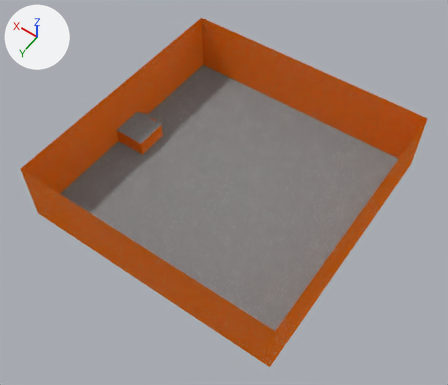
An edit to the Blender file media/BlenderProjects/TechDemoMap.blend, drawn before and after from the same camera.
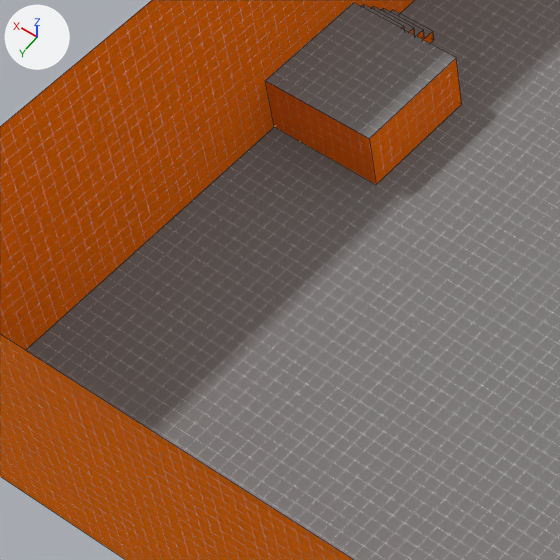
The first picture shows the older version from a 50 mm camera at (-65.7, 95.3, 146.9) aimed at (-1.9, 5.9, 6.4). The close-ups show both versions on the part from 12% to 42% of the width and 29% to 63% of the height of that picture; other places that the commit changed are outside them. Lighting does not change. The marker at upper left points along +X, +Y and +Z. The close-ups show mesh edges as thin lines.

The first close-up shows 'Floors', 'Walls'.
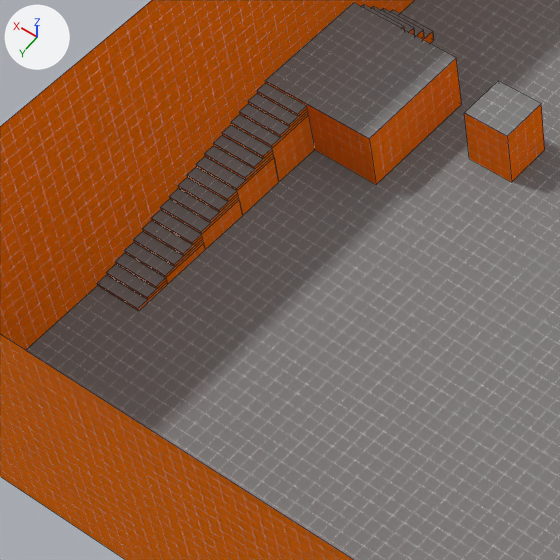
Edits to the bpy script that builds the scene:
```text
Change me_plane_001:
    remove me_plane_001.from_pydata(...)  # 52 vertices, 15 faces; spans x -40.0..40.0, y -40.0..40.0, z 1.0..21.0
    add me_plane_001.from_pydata(...)  # 236 vertices, 61 faces; spans x -40.0..40.0, y -40.0..40.0, z 1.0..21.0
    me_plane_001 part 1
    112 vertices are added at x 22.0..36.0, y -5.0..24.0, z 1.0..6.0
    42 new vertices lie (4.0, 0.0, 0.0) away from vertices in x 22.0..36.0, y -5.0..24.0, z 1.0..6.0
    20 new vertices lie (0.0, 4.0, 0.0) away from vertices in x 22.0..36.0, y -5.0..17.0, z 1.0..6.0
    10 new vertices lie (0.0, 3.0, 0.0) away from vertices in x 36.0, y 5.0..21.0, z 1.0..5.2
    46 new faces join them
Change me_plane:
    remove me_plane.from_pydata(...)  # 24 vertices, 6 faces; spans x -40.0..40.0, y -40.0..40.0, z 1.0..6.0
    add me_plane.from_pydata(...)  # 132 vertices, 38 faces; spans x -40.0..40.0, y -40.0..40.0, z 1.0..17.0
    me_plane part 2: the loose piece of 4 vertices spanning x 36.0..40.0, y -6.0..-5.0, z 5.0 is copied, and the copy is moved by (0.0, 11.0, 0.8); it spans x 36.0..40.0, y 5.0..6.0, z 5.8
    me_plane part 3: the loose piece of 4 vertices spanning x 36.0..40.0, y -6.0..-5.0, z 5.0 is copied, and the copy is moved by (0.0, 12.0, 0.5); it spans x 36.0..40.0, y 6.0..7.0, z 5.5
    me_plane part 4: the loose piece of 4 vertices spanning x 36.0..40.0, y -6.0..-5.0, z 5.0 is copied, and the copy is moved by (0.0, 13.0, 0.2); it spans x 36.0..40.0, y 7.0..8.0, z 5.2
    me_plane part 5: the loose piece of 4 vertices spanning x 36.0..40.0, y -6.0..-5.0, z 5.0 is copied, and the copy is moved by (0.0, 14.0, 0.0); it spans x 36.0..40.0, y 8.0..9.0, z 5.0
    me_plane part 6: the loose piece of 4 vertices spanning x 36.0..40.0, y -6.0..-5.0, z 5.0 is copied, and the copy is moved by (0.0, 15.0, -0.2); it spans x 36.0..40.0, y 9.0..10.0, z 4.8
    me_plane part 7: the loose piece of 4 vertices spanning x 36.0..40.0, y -6.0..-5.0, z 5.0 is copied, and the copy is moved by (0.0, 16.0, -0.5); it spans x 36.0..40.0, y 10.0..11.0, z 4.5
    me_plane part 8: the loose piece of 4 vertices spanning x 36.0..40.0, y -6.0..-5.0, z 5.0 is copied, and the copy is moved by (0.0, 17.0, -0.8); it spans x 36.0..40.0, y 11.0..12.0, z 4.2
    me_plane part 9: the loose piece of 4 vertices spanning x 36.0..40.0, y -6.0..-5.0, z 5.0 is copied, and the copy is moved by (0.0, 18.0, -1.0); it spans x 36.0..40.0, y 12.0..13.0, z 4.0
    me_plane part 10: the loose piece of 4 vertices spanning x 36.0..40.0, y -6.0..-5.0, z 5.0 is copied, and the copy is moved by (0.0, 19.0, -1.2); it spans x 36.0..40.0, y 13.0..14.0, z 3.8
    me_plane part 11: the loose piece of 4 vertices spanning x 36.0..40.0, y -6.0..-5.0, z 5.0 is copied, and the copy is moved by (0.0, 20.0, -1.5); it spans x 36.0..40.0, y 14.0..15.0, z 3.5
    me_plane part 12: the loose piece of 4 vertices spanning x 36.0..40.0, y -6.0..-5.0, z 5.0 is copied, and the copy is moved by (0.0, 21.0, -1.8); it spans x 36.0..40.0, y 15.0..16.0, z 3.2
    me_plane part 13: the loose piece of 4 vertices spanning x 36.0..40.0, y -6.0..-5.0, z 5.0 is copied, and the copy is moved by (0.0, 22.0, -2.0); it spans x 36.0..40.0, y 16.0..17.0, z 3.0
    me_plane part 14: the loose piece of 4 vertices spanning x 36.0..40.0, y -6.0..-5.0, z 5.0 is copied, and the copy is moved by (0.0, 23.0, -2.2); it spans x 36.0..40.0, y 17.0..18.0, z 2.8
    me_plane part 15: the loose piece of 4 vertices spanning x 36.0..40.0, y -6.0..-5.0, z 5.0 is copied, and the copy is moved by (0.0, 24.0, -2.5); it spans x 36.0..40.0, y 18.0..19.0, z 2.5
    me_plane part 16: the loose piece of 4 vertices spanning x 36.0..40.0, y -6.0..-5.0, z 5.0 is copied, and the copy is moved by (0.0, 25.0, -2.8); it spans x 36.0..40.0, y 19.0..20.0, z 2.2
    me_plane part 17: the loose piece of 4 vertices spanning x 36.0..40.0, y -6.0..-5.0, z 5.0 is copied, and the copy is moved by (0.0, 26.0, -3.0); it spans x 36.0..40.0, y 20.0..21.0, z 2.0
    me_plane part 18: the loose piece of 4 vertices spanning x 36.0..40.0, y -6.0..-5.0, z 5.0 is copied, and the copy is moved by (0.0, 27.0, -3.2); it spans x 36.0..40.0, y 21.0..22.0, z 1.8
    me_plane part 19: the loose piece of 4 vertices spanning x 36.0..40.0, y -6.0..-5.0, z 5.0 is copied, and the copy is moved by (0.0, 28.0, -3.5); it spans x 36.0..40.0, y 22.0..23.0, z 1.5
    me_plane part 20: the loose piece of 4 vertices spanning x 36.0..40.0, y -6.0..-5.0, z 5.0 is copied, and the copy is moved by (0.0, 29.0, -3.8); it spans x 36.0..40.0, y 23.0..24.0, z 1.2
    me_plane part 21: 4 vertices added at x 22.0..26.0, y -5.0..-1.0, z 6.0
```

Boxes (x1, y1, x2, y2) around the edits, measured in the close-ups (560 x 560 px):
'Walls', reshaped: before (0, 0, 461, 560); after (0, 0, 545, 560)
part 1 of me_plane_001, added (brown): after (97, 91, 545, 311)
part 2 of me_plane, added: after (257, 83, 306, 114)
part 3 of me_plane, added: after (248, 94, 298, 124)
part 4 of me_plane, added: after (240, 104, 289, 135)
part 5 of me_plane, added: after (231, 114, 281, 146)
part 6 of me_plane, added: after (222, 125, 272, 156)
part 7 of me_plane, added: after (213, 135, 263, 167)
part 8 of me_plane, added: after (205, 146, 255, 178)
part 9 of me_plane, added: after (196, 157, 246, 188)
part 10 of me_plane, added: after (187, 167, 237, 199)
part 11 of me_plane, added: after (178, 178, 228, 210)
part 12 of me_plane, added: after (169, 188, 219, 221)
part 13 of me_plane, added: after (160, 199, 210, 232)
part 14 of me_plane, added: after (152, 210, 201, 242)
part 15 of me_plane, added: after (143, 221, 192, 253)
part 16 of me_plane, added: after (134, 231, 183, 264)
part 17 of me_plane, added: after (124, 242, 174, 275)
part 18 of me_plane, added: after (115, 253, 165, 286)
part 19 of me_plane, added: after (106, 264, 156, 297)
part 20 of me_plane, added: after (97, 275, 147, 309)
part 21 of me_plane, added: after (465, 81, 541, 136)
